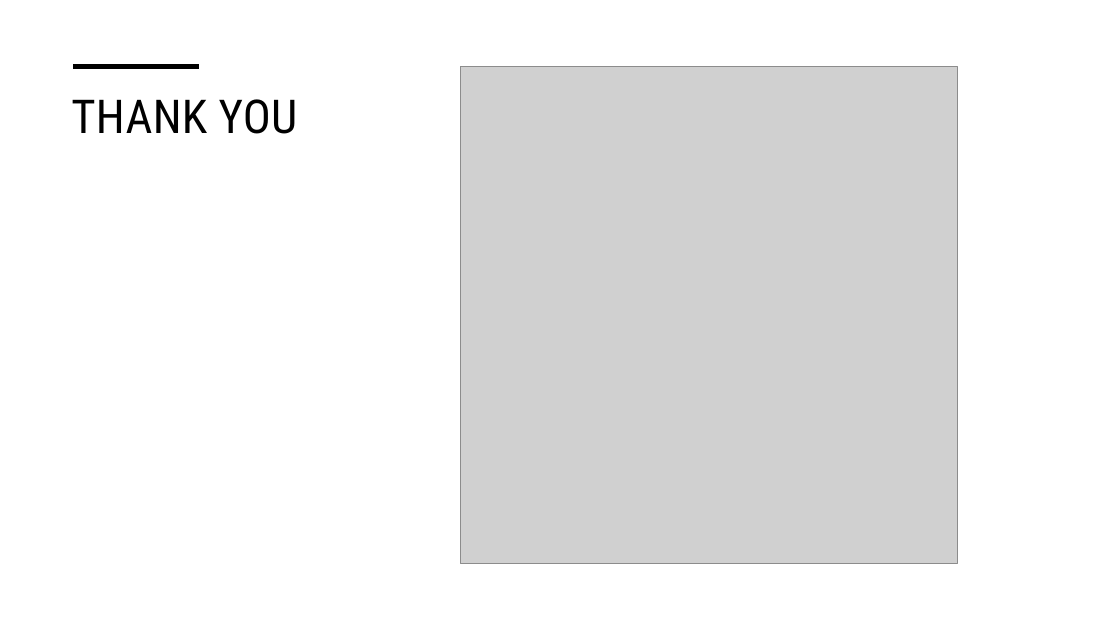
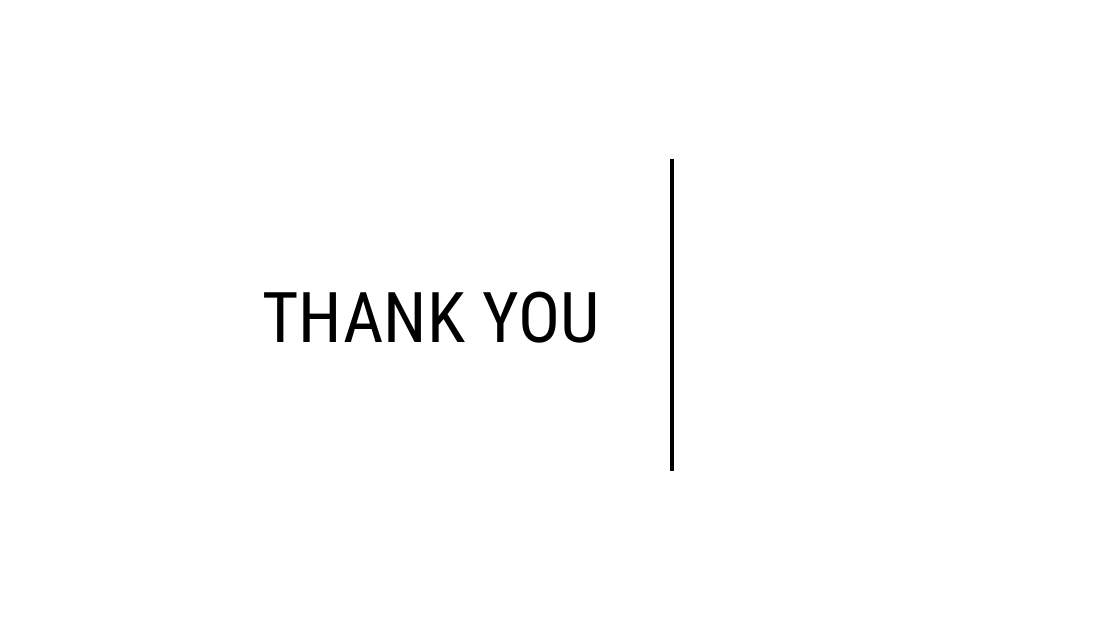
Before and after one commit to MrArthor/Forecasting-Electrical-Energy-Consumption, a slide deck: slide 14 of Report/Forecasting Electrical Energy Consumption- End Presentation.pptx. Drawn at 1120x630 pixels with LibreOffice and Linux fonts; fonts in the diff are those of the drawing; grey boxes stand for pictures. Boxes give left, top, right and bottom in pixels: in the first picture for what was removed or moved away, otherwise in the second. Text is boxed around its words. In the diff, an @@ line names an element or a change of style, - is before the commit and + after.

```diff
--- a/Report/Forecasting Electrical Energy Consumption- End Presentation.pptx
+++ b/Report/Forecasting Electrical Energy Consumption- End Presentation.pptx
@@ title "THANK YOU": place and size @@
-title "THANK YOU" at bbox=[71, 99, 298, 134]
+title "THANK YOU" at bbox=[262, 291, 600, 343]
@@ title "THANK YOU" at bbox=[262, 291, 600, 343]: size 40 to 60 pt; alignment left to right; vertical alignment top to middle @@
@@ line removed from (74, 66) to (200, 66) @@
@@ picture removed at bbox=[460, 66, 958, 564] @@
@@ line added from (672, 471) to (672, 160), #000000 3.5 pt @@
```
Also in this commit, not shown: 7 other slides changed, 3 slides added, 3 slides removed, 1 other file.
